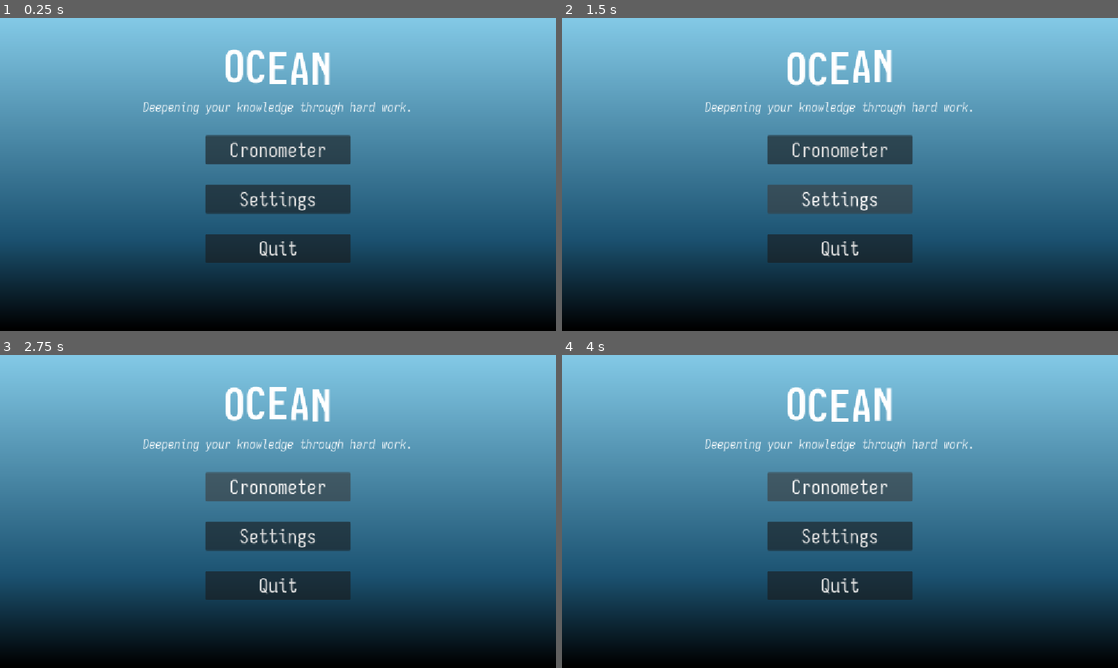
Above: before the commit, frames 1-4 (two rows, left to right).
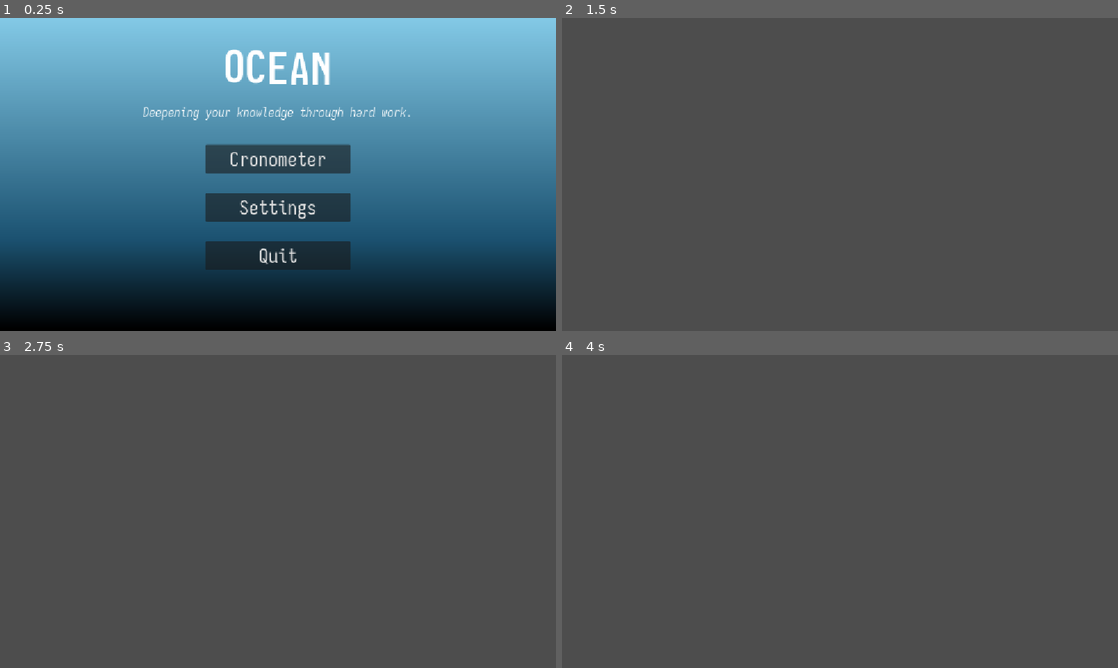
Above: after the commit, the same moments.

Repository: mykuull/ProjectOcean
Game: Godot game, scene res://scenes/main_menu.tscn
Same seed, same stepped clock (60 frames per second), same inputs: the game is played once before the commit and once after it. The project has no main scene, so this scene is started directly.
Inputs (mouse positions are in pixels of both pictures, inside the frame that each line leads up to):
- Up to frame 1 (0.25 s): no input
- Up to frame 2 (1.5 s): click "Cronometer" at 0.5 s; click (840, 199) at 1.25 s, where only the run before the commit has a clickable "Settings"
- Up to frame 3 (2.75 s): click (278, 486) at 2 s, where only the run before the commit has a clickable "Cronometer"
- Up to frame 4 (4 s): click (840, 486) at 2.75 s, where only the run before the commit has a clickable "Cronometer"

The runs differ from the first frame. In frame 1, 6.2% of the frame differs, in the area x 25-74%, y 26-81%; in frame 2, 99%, in the area x 0-100%, y 0-100%; in frame 3, 98%; in frame 4, 98%.

Commit message:
main menu buttons functionality
Funcionalidad de los botones del menú principal añadidos.

Diff:
--- /dev/null
+++ b/ocean/scenes/cronometer.tscn
@@ -0,0 +1,9 @@
+[gd_scene format=3 uid="uid://c1u7mexgmb3bv"]
+
+[node name="Cronometer" type="Control" unique_id=1932380952]
+layout_mode = 3
+anchors_preset = 15
+anchor_right = 1.0
+anchor_bottom = 1.0
+grow_horizontal = 2
+grow_vertical = 2
--- a/ocean/scenes/main_menu.tscn
+++ b/ocean/scenes/main_menu.tscn
@@ -1,6 +1,7 @@
 [gd_scene format=3 uid="uid://be58wgr57ofdy"]
 
 [ext_resource type="FontFile" uid="uid://b7x3heef3pgsw" path="res://fonts/IosevkaCharonMono/IosevkaCharonMono-Bold.ttf" id="1_bqqt6"]
+[ext_resource type="Script" uid="uid://xhj70k6iosf2" path="res://scripts/main_menu.gd" id="1_wu84c"]
 [ext_resource type="FontFile" uid="uid://c6ymmmka4ngra" path="res://fonts/IosevkaCharonMono/IosevkaCharonMono-LightItalic.ttf" id="2_wu84c"]
 [ext_resource type="FontFile" uid="uid://drlx0t05ep5jr" path="res://fonts/IosevkaCharonMono/IosevkaCharonMono-Regular.ttf" id="3_8ln24"]
 
@@ -30,6 +31,7 @@
 anchor_bottom = 1.0
 grow_horizontal = 2
 grow_vertical = 2
+script = ExtResource("1_wu84c")
 
 [node name="PanelContainer2" type="PanelContainer" parent="." unique_id=1557733482]
 layout_mode = 1
@@ -53,8 +55,7 @@
 size_flags_horizontal = 3
 
 [node name="title" type="RichTextLabel" parent="PanelContainer2/PanelContainer/VBoxContainer" unique_id=16204851]
-custom_minimum_size = Vector2(50, 70)
-clip_contents = false
+custom_minimum_size = Vector2(50, 100)
 layout_mode = 2
 theme_override_fonts/normal_font = ExtResource("1_bqqt6")
 theme_override_font_sizes/normal_font_size = 90
@@ -64,13 +65,12 @@
 horizontal_alignment = 1
 
 [node name="Control2" type="Control" parent="PanelContainer2/PanelContainer/VBoxContainer" unique_id=727258003]
-custom_minimum_size = Vector2(20, 45)
+custom_minimum_size = Vector2(20, 26)
 layout_mode = 2
 size_flags_horizontal = 3
 
 [node name="slogan" type="RichTextLabel" parent="PanelContainer2/PanelContainer/VBoxContainer" unique_id=355240333]
-custom_minimum_size = Vector2(50, 30)
-clip_contents = false
+custom_minimum_size = Vector2(50, 40)
 layout_mode = 2
 theme_override_fonts/normal_font = ExtResource("2_wu84c")
 theme_override_font_sizes/normal_font_size = 26
@@ -87,7 +87,7 @@
 custom_maximum_size = Vector2(300, -1)
 layout_mode = 2
 size_flags_horizontal = 3
-theme_override_constants/separation = 42
+theme_override_constants/separation = 40
 alignment = 1
 
 [node name="Control" type="Control" parent="PanelContainer2/PanelContainer/VBoxContainer/HBoxContainer/VBoxContainer" unique_id=2087217072]
@@ -110,3 +110,7 @@
 theme_override_fonts/font = ExtResource("3_8ln24")
 theme_override_font_sizes/font_size = 40
 text = "Quit"
+
+[connection signal="pressed" from="PanelContainer2/PanelContainer/VBoxContainer/HBoxContainer/VBoxContainer/Cronometer" to="." method="_on_cronometer_pressed"]
+[connection signal="pressed" from="PanelContainer2/PanelContainer/VBoxContainer/HBoxContainer/VBoxContainer/Settings" to="." method="_on_settings_pressed"]
+[connection signal="pressed" from="PanelContainer2/PanelContainer/VBoxContainer/HBoxContainer/VBoxContainer/Quit" to="." method="_on_quit_pressed"]
--- /dev/null
+++ b/ocean/scenes/settings.tscn
@@ -0,0 +1,9 @@
+[gd_scene format=3 uid="uid://c8tixat1qi56s"]
+
+[node name="Settings" type="Control" unique_id=960803321]
+layout_mode = 3
+anchors_preset = 15
+anchor_right = 1.0
+anchor_bottom = 1.0
+grow_horizontal = 2
+grow_vertical = 2
--- /dev/null
+++ b/ocean/scripts/main_menu.gd
@@ -0,0 +1,23 @@
+extends Control
+
+
+# Called when the node enters the scene tree for the first time.
+func _ready() -> void:
+	pass # Replace with function body.
+
+
+# Called every frame. 'delta' is the elapsed time since the previous frame.
+func _process(delta: float) -> void:
+	pass
+
+
+func _on_quit_pressed() -> void:
+	get_tree().quit() # Quit the game.
+
+
+func _on_cronometer_pressed() -> void:
+	get_tree().change_scene_to_file("res://scenes/cronometer.tscn") # Change scenes to the chronometer
+
+
+func _on_settings_pressed() -> void:
+	get_tree().change_scene_to_file("res://scenes/settings.tscn") # Change scenes to settings
Not shown, added: ocean/scripts/main_menu.gd.uid
